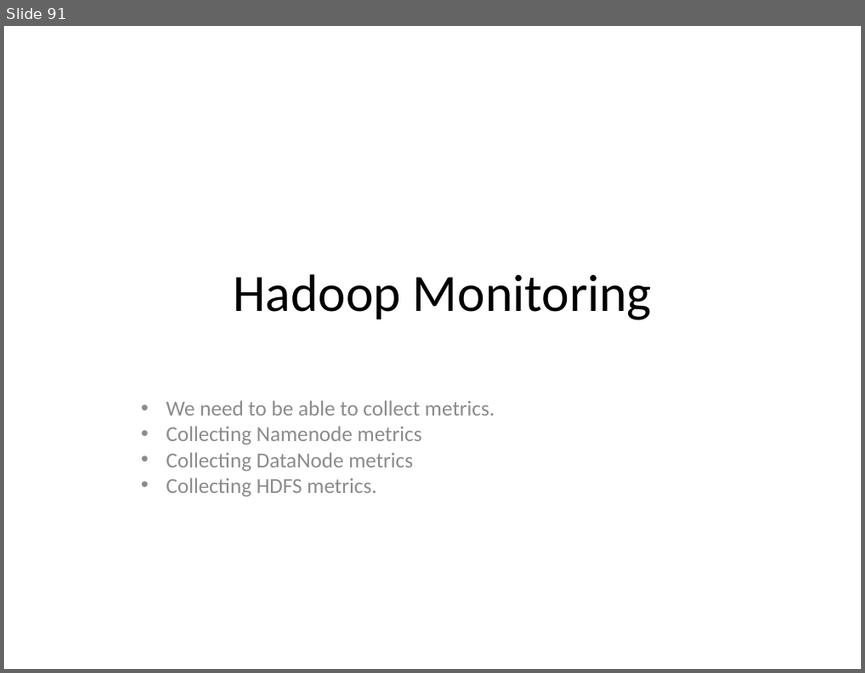
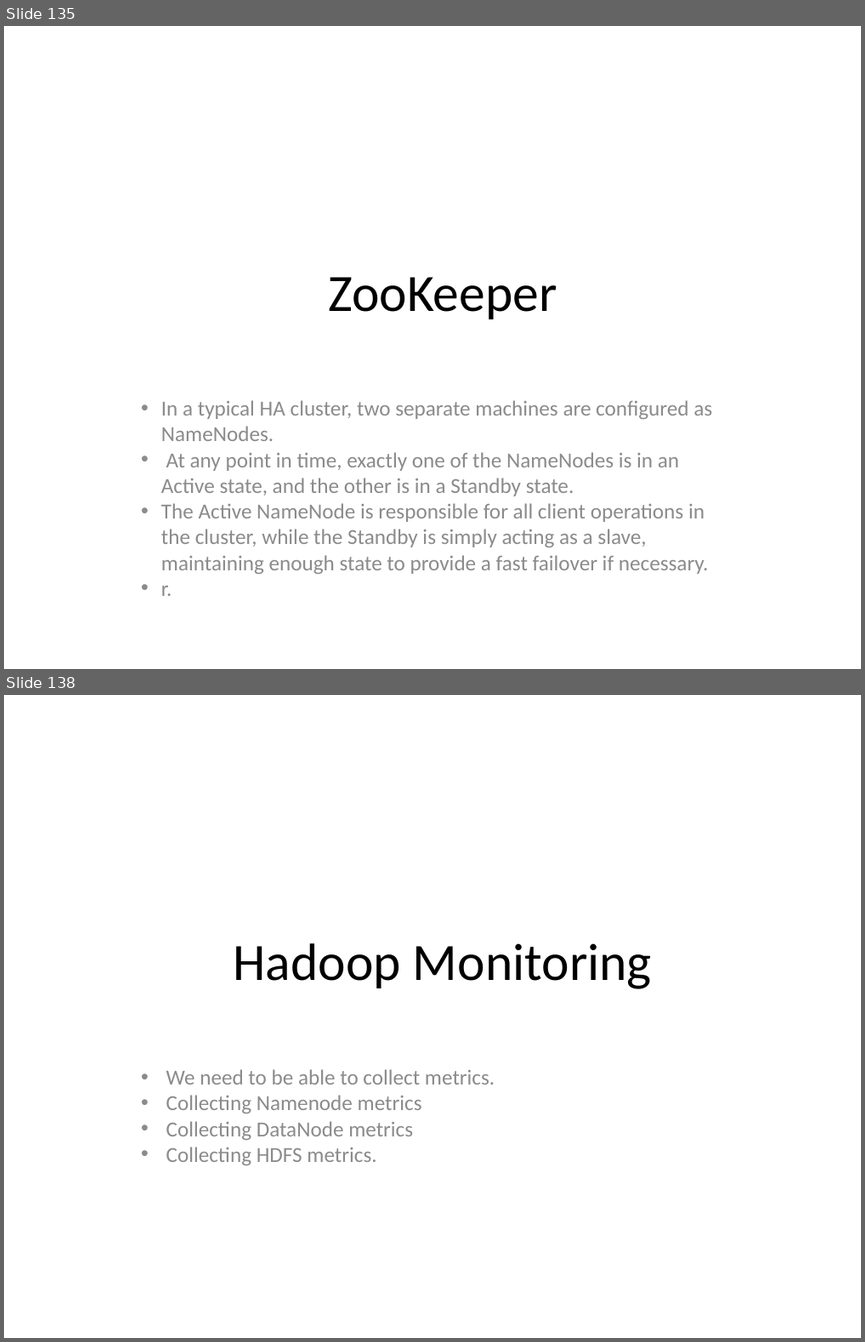
Before and after one commit to redmage123/hadoop, a slide deck: slides/The need for Big Data.pptx. Shown one above the other, each under a label of ours: slide 91 before the commit, slides 135 and 138 after it; the slides between them are not shown. The pictures are 865x673 and 865x1342 pixels, drawn with LibreOffice and Linux fonts; fonts in the diff are those of the drawing. Boxes give left, top, right and bottom in pixels: in the first picture for what was removed or moved away, otherwise in the second. Text is boxed around its words. In the diff, an @@ line names an element or a change of style, - is before the commit and + after.

Commit message:
Added HA config examples and added new chapters on Apache Spark and Hadoop HA

```diff
--- a/slides/The need for Big Data.pptx
+++ b/slides/The need for Big Data.pptx
@@ slide 135 added at (4,26,861,669), background #FFFFFF @@
@@ text added at (328,277,556,319), 44 pt, text #000000 @@
+ZooKeeper
@@ text added at (161,400,712,596), 18 pt, text #8B8B8B @@
+• In a typical HA cluster, two separate machines are configured as NameNodes.
+• At any point in time, exactly one of the NameNodes is in an Active state, and the other is in a Standby state.
+• The Active NameNode is responsible for all client operations in the cluster, while the Standby is simply acting as a slave, maintaining enough state to provide a fast failover if necessary.
+• r.
@@ what was slide 91 is now slide 138 @@
```
Also in this commit, not shown: 62 other slides added, 10 other files.
